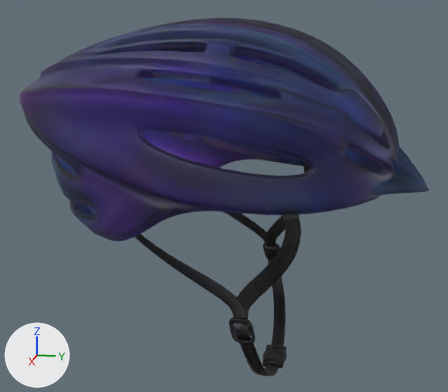
The glTF model src/IndoorCycling.Game/Assets/Models/CyclingHelmetRigid.glb: old version first, new version second.
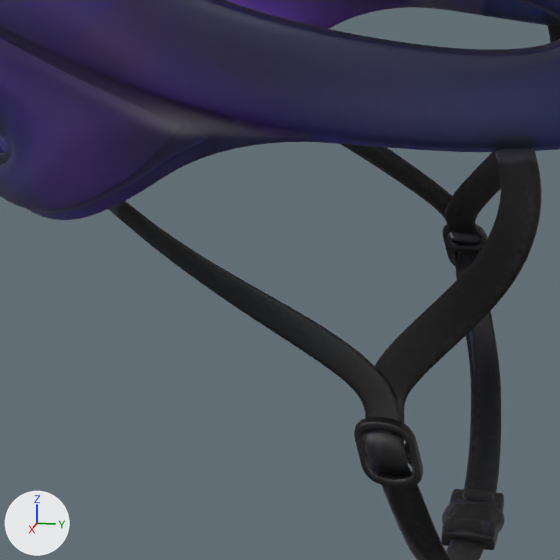
Each version appears first whole from a 50 mm camera at (0.405, 0.066, 0.055) aimed at (-0.002, -0.016, -0.047), and next in a close-up on the part from 21% to 69% of the width and 40% to 95% of the height. The lights are fixed; the arrows at lower left show +X, +Y and +Z. The older version's two pictures come first. Vertices at exactly the same position are counted once.

Script lines for the objects in view, before the commit:
```python
me_sport_cycling_helmet_main = bpy.data.meshes.new('sport_cycling_helmet_main')
me_sport_cycling_helmet_main.from_pydata(...)  # 35632 vertices, 71068 faces; spans x -0.084..0.084, y -0.162..0.116, z -0.167..0.071
me_sport_cycling_helmet_main.materials.append(mat_helmet_shell_primary)  # picture img_sport_cycling_helmet_diffuse
ob_originalsuppliedhelmet = bpy.data.objects.new('OriginalSuppliedHelmet', me_sport_cycling_helmet_main)
ob_originalsuppliedhelmet.location = (0.0, 0.0, 0.0)
```
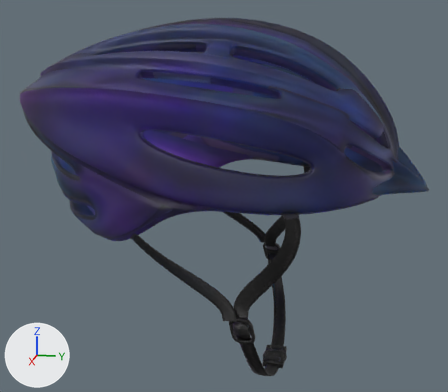
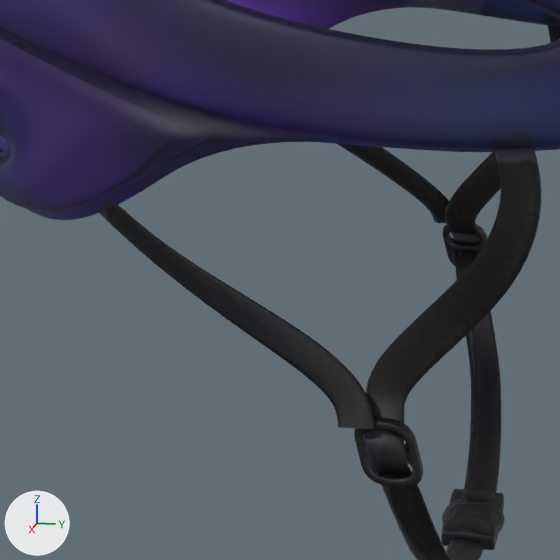
Location of each change, [x1, y1, x2, y2] in pixels of the close-ups (560 x 560 px; the box of a moved part takes in the faces that stretch with it):
part 1 of me_sport_cycling_helmet_main, moved or reshaped: before [341, 144, 452, 220]; after [336, 143, 449, 223]
part 2 of me_sport_cycling_helmet_main, moved or reshaped: before [109, 201, 401, 421]; after [98, 199, 374, 429]

The change, as a list of edits to the scene's bpy script:
```text
Change me_sport_cycling_helmet_main:
    where me_sport_cycling_helmet_main.from_pydata(...)  # 35632 vertices, 71068 faces; spans x -0.084..0.084, y -0.162..0.116, z -0.167..0.071
    used by ob_originalsuppliedhelmet; location = (0.0, 0.0, 0.0)
    me_sport_cycling_helmet_main part 1: the loose piece of 464 vertices spanning x -0.071..-0.066, y -0.057..0.013, z -0.103..-0.053 is multiplied about its middle by the matrix ((0.964, -0.008, 0.067), (0.006, 0.966, 0.026), (-0.068, -0.026, 0.963)), then moved by (-0.004, -0.004, 0.0)
    me_sport_cycling_helmet_main part 2: the loose piece of 464 vertices spanning x 0.066..0.071, y -0.057..0.013, z -0.103..-0.053 is multiplied about its middle by the matrix ((0.964, 0.008, -0.067), (-0.006, 0.966, 0.026), (0.068, -0.026, 0.963)), then moved by (0.004, -0.004, 0.0)
```
